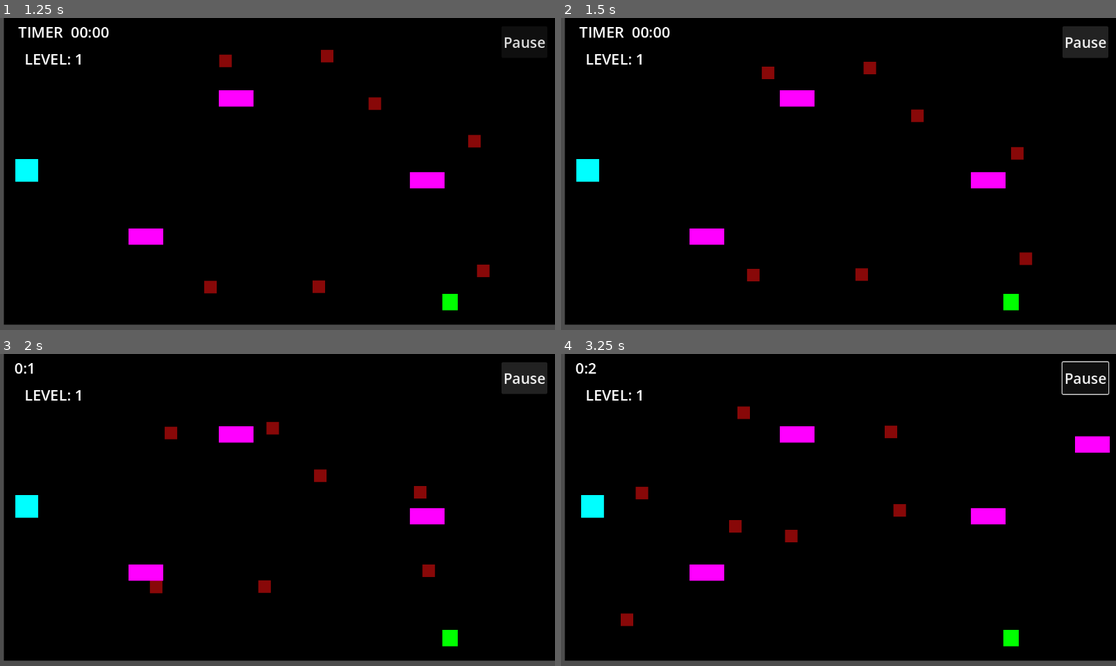
Above: before the commit, frames 1-4 (two rows, left to right).
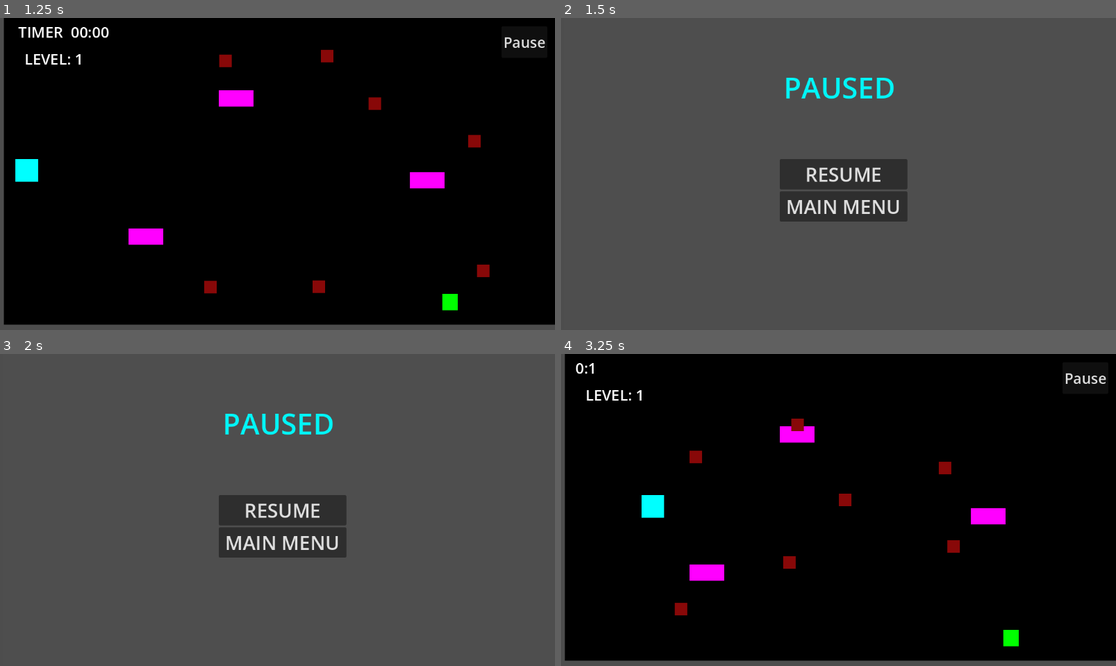
Above: after the commit, the same moments.

Repository: GitProjectAS/DOT-ESCAPE
Game: Godot game, scene res://Scenes/MainScreen.tscn
The game is run twice, just before and just after one commit, with the same random seed, the same clock (stepped at 60 frames per second) and the same inputs.
Inputs (mouse positions are in pixels of both pictures, inside the frame that each line leads up to):
- Up to frame 1 (1.25 s): click "PLAY" at 0.5 s
- Up to frame 2 (1.5 s): click "Pause" at 1.25 s
- Up to frame 3 (2 s): no input
- Up to frame 4 (3.25 s): click (844, 510) at 2 s, where only the run after the commit has a clickable "RESUME"; hold Right (ui_right) from 2.78 s (still down)

Frame 1 is identical in both runs. In frame 2, 98% of the frame differs, in the area x 0-100%, y 0-99%; in frame 3, 98%; in frame 4, 2.4%.

Commit message:
Finishing the pause system

Diff:
--- a/dot-escape---godot-/Scenes/PauseMenu.tscn
+++ b/dot-escape---godot-/Scenes/PauseMenu.tscn
@@ -1,12 +1,16 @@
 [gd_scene format=3 uid="uid://cnly6f4835qfs"]
 
-[node name="Control" type="Control" unique_id=1020488142]
+[ext_resource type="Script" uid="uid://csjte003vq8s8" path="res://Scripts/PauseScene.gd" id="1_lj4oq"]
+
+[node name="PauseScene" type="Control" unique_id=1020488142]
+process_mode = 2
 layout_mode = 3
 anchors_preset = 15
 anchor_right = 1.0
 anchor_bottom = 1.0
 grow_horizontal = 2
 grow_vertical = 2
+script = ExtResource("1_lj4oq")
 
 [node name="ColorRect" type="ColorRect" parent="." unique_id=1913639648]
 layout_mode = 0
@@ -34,13 +38,16 @@
 offset_bottom = 505.0
 alignment = 1
 
-[node name="Button" type="Button" parent="VBoxContainer" unique_id=2071162066]
+[node name="ResumeButton" type="Button" parent="VBoxContainer" unique_id=2071162066]
 layout_mode = 2
 theme_override_font_sizes/font_size = 40
 text = "RESUME"
 
-[node name="Button2" type="Button" parent="VBoxContainer" unique_id=1194311606]
+[node name="Main Menu" type="Button" parent="VBoxContainer" unique_id=1194311606]
 layout_mode = 2
 theme_override_font_sizes/font_size = 40
 text = "MAIN MENU
 "
+
+[connection signal="pressed" from="VBoxContainer/ResumeButton" to="." method="_on_resume_button_pressed"]
+[connection signal="pressed" from="VBoxContainer/Main Menu" to="." method="_on_main_menu_pressed"]
--- a/dot-escape---godot-/Scenes/level.tscn
+++ b/dot-escape---godot-/Scenes/level.tscn
@@ -7,6 +7,7 @@
 [ext_resource type="Script" uid="uid://ds5rwtl2rdg1o" path="res://scripts/Horizontal_enemy_spawner.gd" id="5_wqkje"]
 [ext_resource type="Script" uid="uid://bxe6wjo6btiyr" path="res://scripts/vertical_enemy_spawner.gd" id="6_0f350"]
 [ext_resource type="Script" uid="uid://djr285s7g7tsh" path="res://Scripts/GameTimer.gd" id="7_8c0lf"]
+[ext_resource type="PackedScene" uid="uid://cnly6f4835qfs" path="res://Scenes/PauseMenu.tscn" id="9_oqgf2"]
 
 [sub_resource type="RectangleShape2D" id="RectangleShape2D_tumq0"]
 size = Vector2(0, 644.5)
@@ -19,6 +20,35 @@
 
 [sub_resource type="RectangleShape2D" id="RectangleShape2D_81xng"]
 size = Vector2(4, 650)
+
+[sub_resource type="GDScript" id="GDScript_754fn"]
+script/source = "extends Button
+
+
+# Called when the node enters the scene tree for the first time.
+func _ready() -> void:
+	pass # Replace with function body.
+
+
+# Called every frame. 'delta' is the elapsed time since the previous frame.
+func _process(delta: float) -> void:
+	pass
+
+
+func _on_pressed() -> void:
+	$PauseMenu.visible = true
+	get_tree().paused = true
+
+
+func _on_resume_button_pressed() -> void:
+	get_tree().paused = false
+	visible = false
+
+
+func _on_main_menu_pressed() -> void:
+	get_tree().paused = false
+	get_tree().change_scene_to_file(\"res://Scenes/MainScreen.tscn\")
+"
 
 [node name="Node2D" type="Node2D" unique_id=1831047537]
 position = Vector2(3, -2)
@@ -139,7 +169,13 @@
 offset_bottom = 83.0
 theme_override_font_sizes/font_size = 30
 text = "Pause"
+script = SubResource("GDScript_754fn")
+
+[node name="PauseScene" parent="CanvasLayer" unique_id=1020488142 instance=ExtResource("9_oqgf2")]
 
 [connection signal="timeout" from="Node2D/Timer" to="Node2D" method="_on_timer_timeout"]
 [connection signal="timeout" from="Node2D2/Timer" to="Node2D2" method="_on_timer_timeout"]
 [connection signal="timeout" from="CanvasLayer/Timer" to="CanvasLayer" method="_on_timer_timeout"]
+[connection signal="pressed" from="CanvasLayer/PauseButton" to="CanvasLayer" method="_on_pause_button_pressed"]
+
+[editable path="CanvasLayer/PauseScene"]
--- a/dot-escape---godot-/scripts/GameTimer.gd
+++ b/dot-escape---godot-/scripts/GameTimer.gd
@@ -4,11 +4,9 @@
 var seconds  = 0
 
 
-
-
 # Called when the node enters the scene tree for the first time.
 func _ready() -> void:
-	pass # Replace with function body.
+	$PauseScene.visible = false
 
 
 # Called every frame. 'delta' is the elapsed time since the previous frame.
@@ -23,3 +21,8 @@
 		seconds = 0
 		minutes += 1
 	$TimerLabel.text = str(minutes) + ":" + str(seconds)
+
+
+func _on_pause_button_pressed() -> void:
+	$PauseScene.visible = true
+	get_tree().paused = true
--- /dev/null
+++ b/dot-escape---godot-/scripts/PauseScene.gd
@@ -0,0 +1,22 @@
+extends Control
+
+
+# Called when the node enters the scene tree for the first time.
+func _ready() -> void:
+	pass # Replace with function body.
+
+
+# Called every frame. 'delta' is the elapsed time since the previous frame.
+func _process(delta: float) -> void:
+	pass
+
+
+func _on_resume_button_pressed() -> void:
+	get_tree().paused = false
+	visible = false
+
+
+
+func _on_main_menu_pressed() -> void:
+	get_tree().paused = false
+	get_tree().change_scene_to_file("res://Scenes/MainScreen.tscn")
Not shown, added: dot-escape---godot-/scripts/PauseScene.gd.uid
